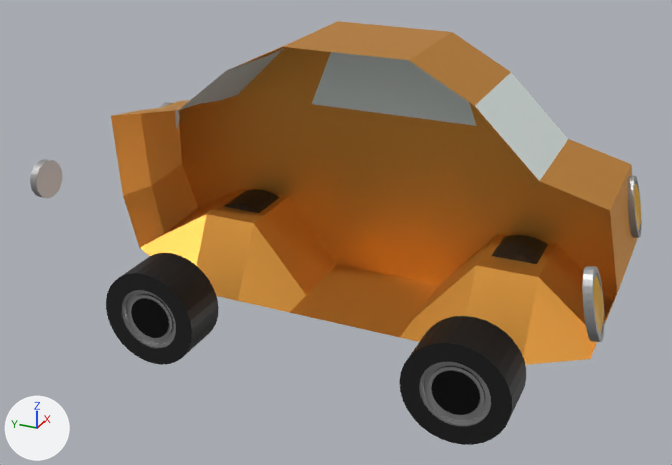
The glTF model Lab6/AmmoSetup/three/build/Models/SimpleCar.glb as it was, and as the next commit left it.
Camera for both pictures: a 50 mm camera at (-6.15, -2.7, 2.9) aimed at (-0.09, 0.02, -0.13). Every picture has the same lights, and +X, +Y and +Z are marked at lower left. Where no turn or scale is listed for an object, it has been applied to the vertices.
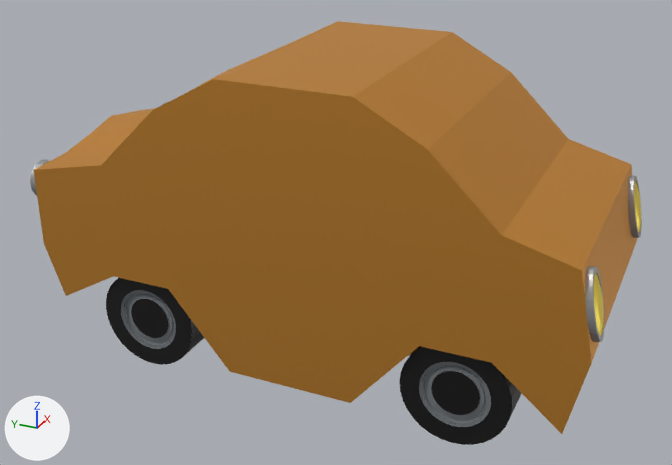
Commit message: Added Car

Where the newer file only moved an object's origin or applied its transform, the numbers keep the older frame.

Location of each change, (x1, y1, x2, y2) in pixels of the pictures (672 x 465 px):
'Car', added: after (34, 21, 637, 434)
'Cube', deleted: before (111, 21, 637, 365)
    faces in mat_chasismat (orange #e29f44): (111, 21, 637, 365)
    faces in mat_windowmat (white #dde7e4): (179, 48, 568, 181)

The edits, one by one:
Mesh me_cube_001_1 is new.
It has 210 vertices, 416 faces and spans x -1.0..1.0, y -2.12..2.16, z -1.0..1.27.
It uses material mat_chasismat (orange #e29f44).
Object 'Cube' (ob_cube) is deleted.
Object 'Car' (ob_car) is new; it shows me_cube_001_1.
Its location is (0.0, 0.0, 0.0).
